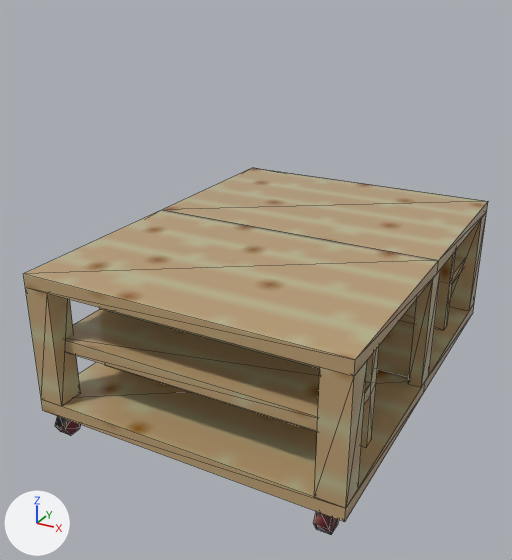
One commit to the glTF model environment_models/assets/SM_StorageUnit.glb: the scene before it, then after it.
Both versions are drawn from a 50 mm camera at (1.45, -2.95, 2.0) aimed at (-0.08, -0.18, 0.61). Every picture has the same lights, and +X, +Y and +Z are marked at lower left. Mesh edges are drawn as thin lines. Where no turn or scale is listed for an object, it has been applied to the vertices. Vertices at the same position are counted once.

Objects in the first picture: 'SM_StorageUnit'.
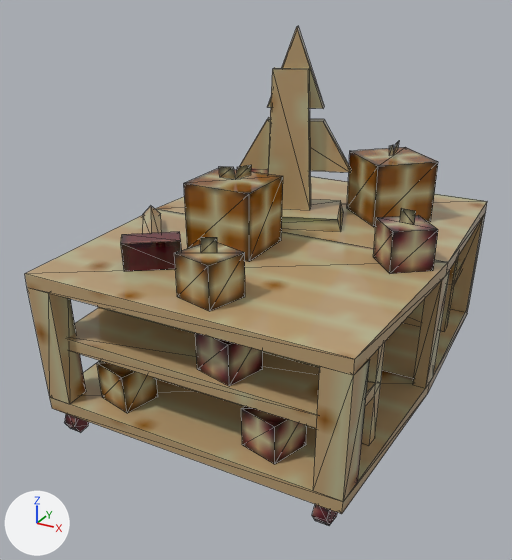
Edits to the bpy script that builds the scene:
```text
Add img_m_shelvesbasecolortexture_png:
    img_m_shelvesbasecolortexture_png = load_image('M_Shelvesbasecolortexture.png', '_unpacked/M_Shelvesbasecolortexture.png', 32, 32, 'sRGB')
Add mat_m_shelves:
    mat_m_shelves = bpy.data.materials.new('M_Shelves')
    # uses the picture img_m_shelvesbasecolortexture_png
Change me_sm_storageunit:
    used by ob_sm_storageunit; location = (-0.25, 0.0, 0.0)
    remove me_sm_storageunit.from_pydata(...)  # 206 vertices, 308 faces; spans x -0.5..1.0, y -1.0..1.0, z 0.01..0.81
    add me_sm_storageunit.from_pydata(...)  # 458 vertices, 588 faces; spans x -0.54..1.04, y -1.0..1.0, z 0.01..1.75
    me_sm_storageunit part 1: the loose piece of 8 vertices spanning x 0.94..1.0, y -0.06..0.06, z 0.19..0.75 is moved by (0.03, 0.0, 0.0)
    me_sm_storageunit part 2: the loose piece of 8 vertices spanning x 0.88..1.0, y 0.88..1.0, z 0.19..0.75 is multiplied about its middle by the matrix ((0.999, -0.04, 0.028), (0.039, 0.999, 0.038), (-0.03, -0.037, 0.999)), then moved by (-0.01, -0.02, 0.0)
    me_sm_storageunit part 3: the loose piece of 12 vertices spanning x -0.44..-0.37, y -1.0..-0.88, z 0.01..0.12 is moved by (0.02, 0.04, 0.0)
    me_sm_storageunit part 4: the loose piece of 8 vertices spanning x 0.88..1.0, y -1.0..-0.88, z 0.19..0.75 is multiplied about its middle by the matrix ((0.999, 0.04, 0.028), (-0.039, 0.999, -0.038), (-0.03, 0.037, 0.999)), then moved by (-0.01, 0.02, 0.0)
    me_sm_storageunit part 5: the loose piece of 8 vertices spanning x -0.5..-0.37, y -1.0..-0.88, z 0.19..0.75 is multiplied about its middle by the matrix ((0.999, -0.04, -0.028), (0.039, 0.999, -0.038), (0.03, 0.037, 0.999)), then moved by (0.01, 0.02, 0.0)
    me_sm_storageunit part 6: the loose piece of 12 vertices spanning x -0.44..-0.38, y -1.0..-0.87, z 0.01..0.12 is moved by (0.02, 0.04, 0.0)
    me_sm_storageunit part 7: the loose piece of 12 vertices spanning x 0.88..0.94, y -1.0..-0.88, z 0.01..0.12 is moved by (-0.02, 0.04, 0.0)
    me_sm_storageunit part 8: the loose piece of 18 vertices spanning x -0.44..0.94, y 0.56..0.94, z 0.19..0.75 is rebuilt with 18 vertices and now spans x -0.46..0.96, y 0.55..0.92, z 0.19..0.75
    me_sm_storageunit part 9: the loose piece of 18 vertices spanning x -0.44..0.94, y -0.94..-0.56, z 0.19..0.75 is rebuilt with 18 vertices and now spans x -0.46..0.96, y -0.92..-0.55, z 0.19..0.75
    me_sm_storageunit part 10: the loose piece of 12 vertices spanning x -0.5..1.0, y -1.0..1.0, z 0.12..0.19 is rebuilt with 12 vertices and now spans x -0.52..1.02, y -0.97..0.97, z 0.12..0.19
    me_sm_storageunit part 11: 8 vertices removed from x -0.5..1.0, y -1.0..1.0, z 0.75..0.81; 260 vertices added at x -0.54..1.04, y -0.99..0.99, z 0.19..1.75
    add me_sm_storageunit.materials.append(mat_m_shelves)
```

Location of each change, [x1, y1, x2, y2] in pixels of the pictures (512 x 560 px; the box of a moved part takes in the faces that stretch with it):
'SM_StorageUnit', reshaped (36% taller)
    before: [23, 168, 488, 535]
    after: [25, 26, 487, 526]
part 1 of me_sm_storageunit, moved or reshaped
    before: [408, 269, 441, 387]
    after: [413, 270, 450, 388]
part 2 of me_sm_storageunit, moved or reshaped
    before: [449, 212, 487, 311]
    after: [450, 212, 486, 312]
part 3 of me_sm_storageunit, moved or reshaped (not visible afterwards)
    before: [55, 416, 81, 436]
part 4 of me_sm_storageunit, moved or reshaped
    before: [315, 361, 367, 509]
    after: [313, 359, 370, 501]
part 5 of me_sm_storageunit, moved or reshaped
    before: [25, 287, 81, 406]
    after: [27, 287, 86, 404]
part 6 of me_sm_storageunit, moved or reshaped (not visible before)
    after: [65, 414, 89, 433]
part 7 of me_sm_storageunit, moved or reshaped
    before: [313, 512, 339, 535]
    after: [312, 504, 338, 526]
part 8 of me_sm_storageunit, rebuilt (6% narrower)
    before: [400, 251, 465, 330]
    after: [403, 256, 464, 332]
part 9 of me_sm_storageunit, rebuilt
    before: [64, 307, 379, 448]
    after: [67, 306, 385, 446]
part 10 of me_sm_storageunit, rebuilt
    before: [41, 304, 474, 522]
    after: [50, 306, 469, 514]
part 11 of me_sm_storageunit, built on
    before: [23, 168, 488, 376]
    after: [25, 26, 487, 464]
